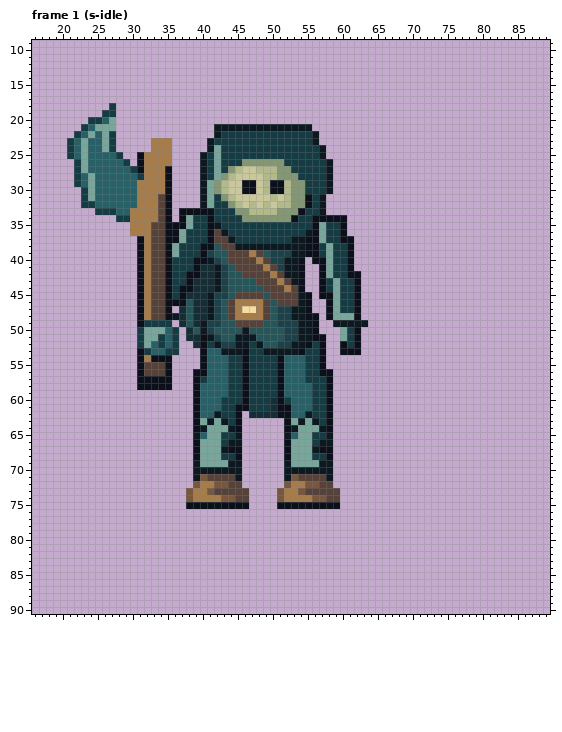
Pixel-art file: art/enemy-tides-2.aseprite. The picture above was drawn from the file before the commit.
96x96 pixels, 128 frames. Shown: frame 1 (s-idle): x 16..89, y 9..90. The commit also changed other frames, which this record leaves out.
Now the later version:
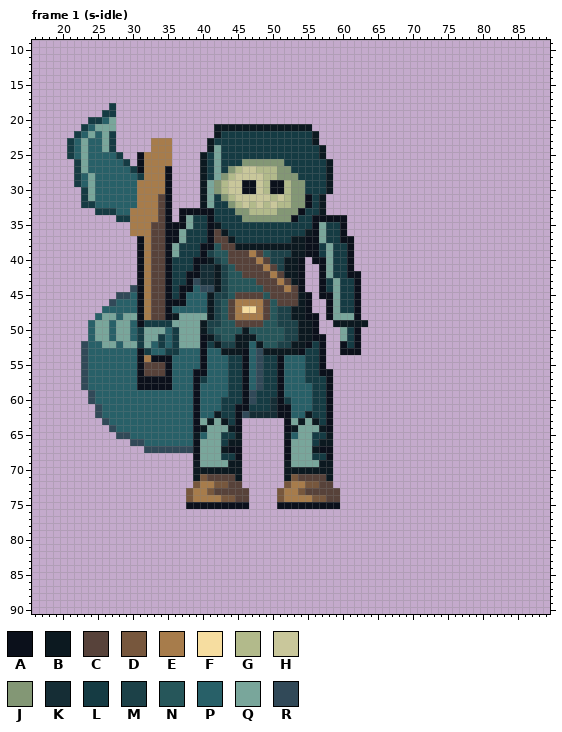
Palette (. is transparent): A #0b101b  B #0c1920  C #57423a  D #77573d  E #a77c4b  F #f6dda0  G #b2ba8b  H #c9c79b  J #839775  K #152d35  L #153b43  M #1c4148  N #26565a  P #286068  Q #79a69b  R #314958
Change:
Changed rows in their new state; - is an unchanged pixel.
Frame 1 (s-idle), layer "ink":
first column x 23:
43 ----------------R---------
44 -------R--------PRR-------
45 -----RRP-------PPP--------
46 ----RPPP-------PPP--------
47 ---PPPPP-----PPPPP--------
48 --PQQPQQ------QQQQ--------
49 -PQQPQQP-----QQQQ---------
50 -PQQPQQP------QQQ---------
51 -PQQPQQP------QQQ---------
52 RPPQQPQQ------QQQ-------P-
53 RPPPPPPP------PPP-------PR
54 RPPPPPPP-----PPPP-------PR
55 RPPPPPPP-----PPPP-------PR
56 RPPPPPPP-----PPP--------PR
57 RPPPPPPP-----PPP--------PR
58 RPPPPPPP-----PPP--------PR
59 -RPPPPPPPPPPPPPP--------R-
60 -RPPPPPPPPPPPPPP--------R-
61 --RPPPPPPPPPPPPP----------
62 --RPPPPPPPPPPPPP-------R--
63 ---RPPPPPPPPPPPP----------
64 ----RPPPPPPPPPPP----------
65 -----RRPPPPPPPPP----------
66 -------RRPPPPPPP----------
67 ---------RRRRRRR----------
